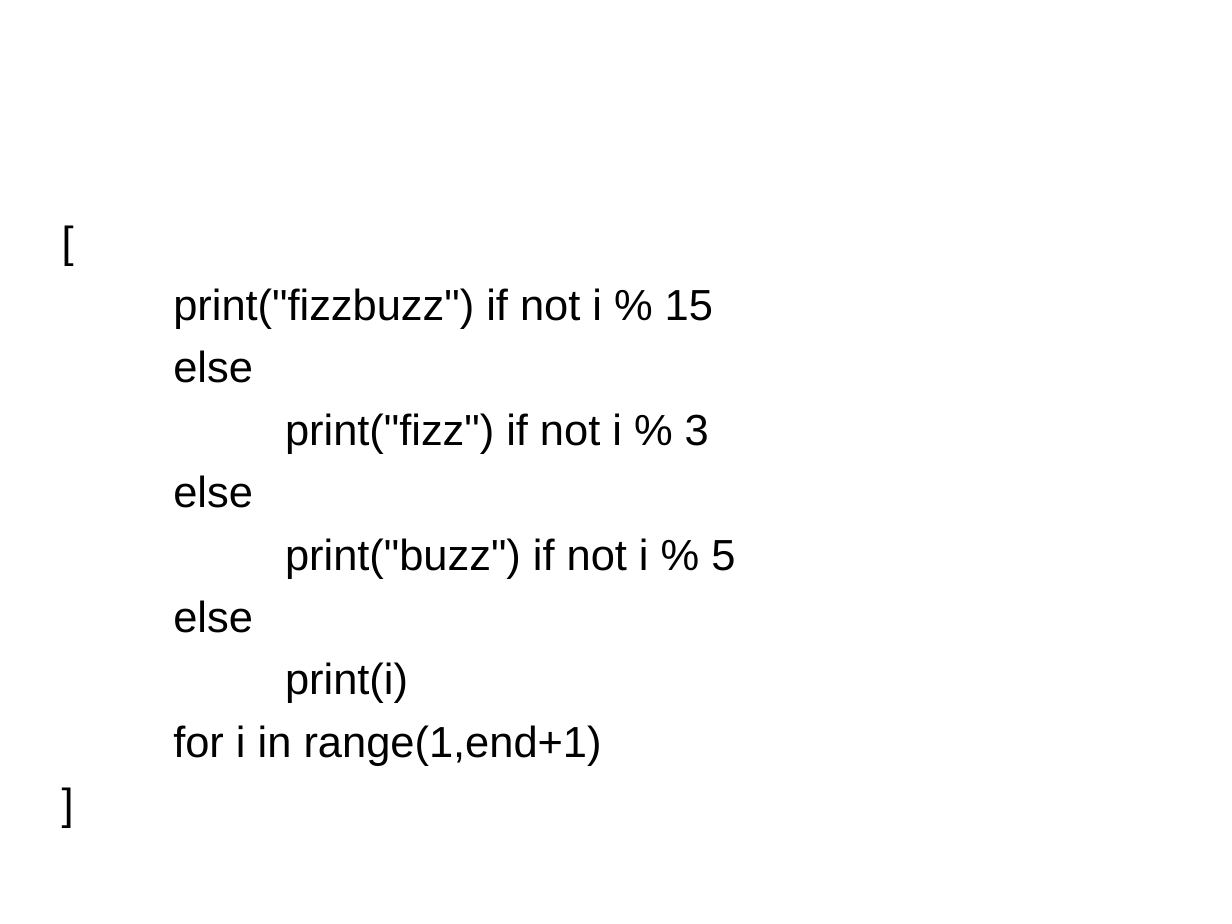
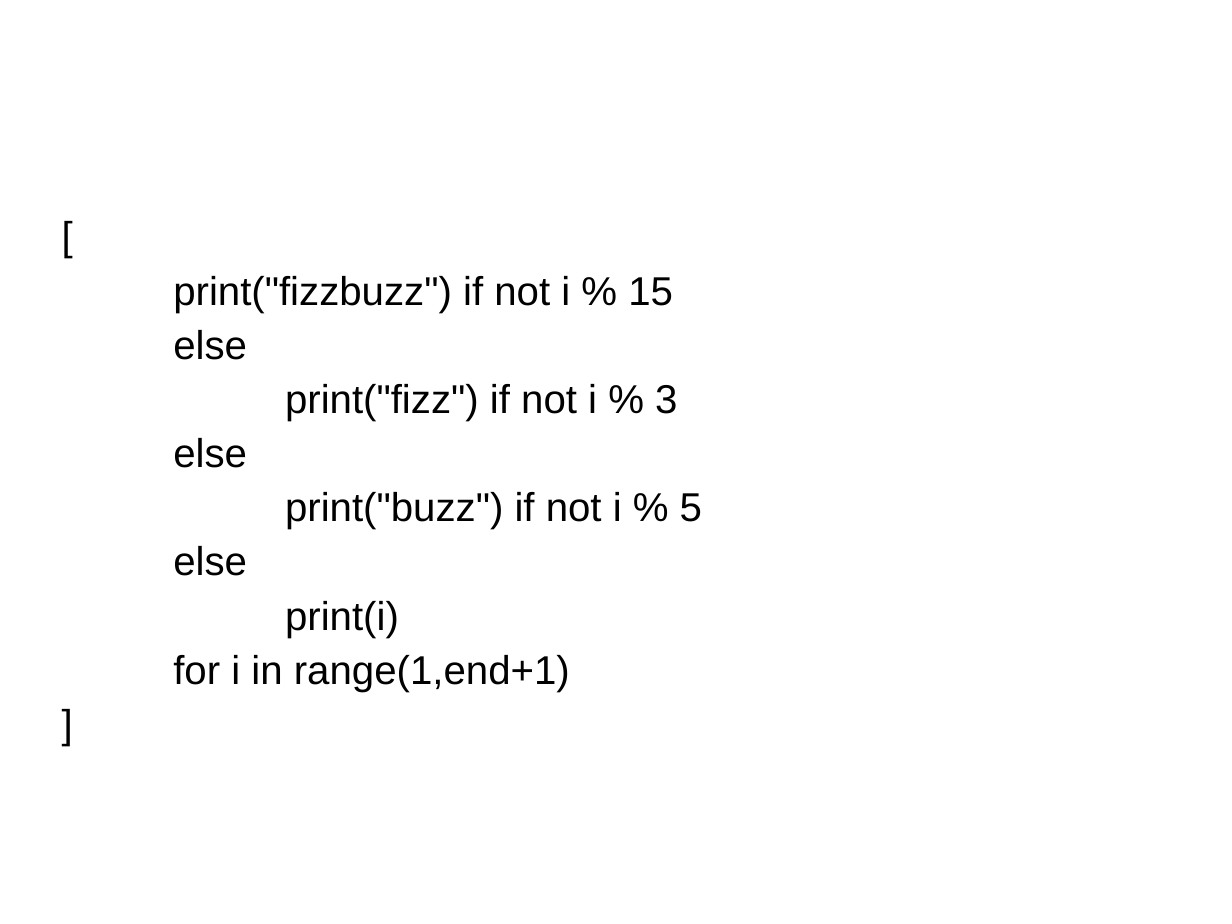
Before and after one commit to oumugai/siryou, a slide deck: slide 19 of 内包表記.pptx. Drawn at 1232x924 pixels with LibreOffice and Linux fonts; fonts in the diff are those of the drawing; background and template pictures are left out. Boxes give left, top, right and bottom in pixels: in the first picture for what was removed or moved away, otherwise in the second. Text is boxed around its words. In the diff, an @@ line names an element or a change of style, - is before the commit and + after.

```diff
--- a/内包表記.pptx
+++ b/内包表記.pptx
@@ text "[" at (173,276,702,692): size 28 to 25.9 pt; line spacing 0.9 to 0.8 @@
```
Also in this commit, not shown: 6 other slides changed.
